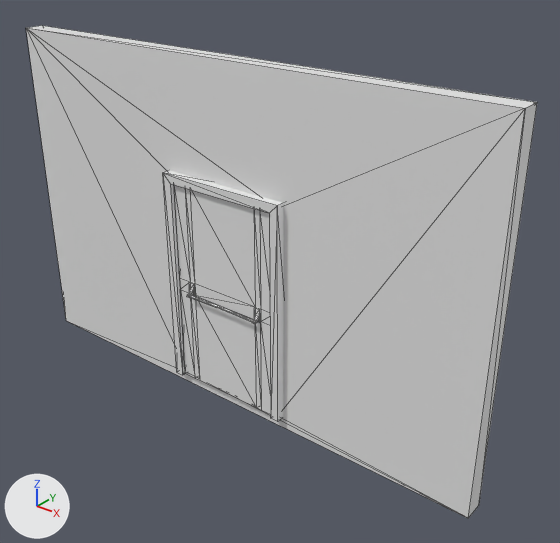
What one commit did to the glTF model ParedeFundo(EscritórioCorr).glb.
The view is the same before and after, from a 50 mm camera at (4.59, -5.0, 4.55) aimed at (0.44, 0.18, 1.34). The lights are fixed; the arrows at lower left show +X, +Y and +Z. The first picture is the older version. Mesh edges are drawn as thin lines. Where no turn or scale is listed for an object, it has been applied to the vertices. Vertices at exactly the same position are counted once.

In view in the first picture: 'EmergencyDoor-convcol', 'EmergencyDoorFrame-convcol', 'OfficeEmergencyWall-col'.
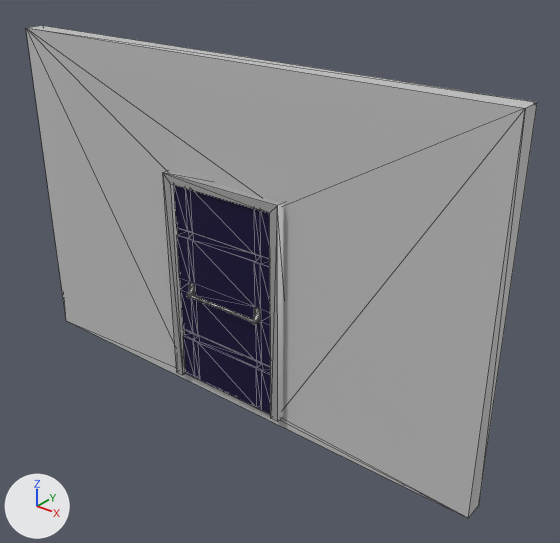
What changed in the scene script:
```text
Add mat_material_085:
    mat_material_085 = principled_material('Material.085')
    mat_material_085.base_color = (0.547, 0.547, 0.547)  # light grey #c3c3c3
    mat_material_085.roughness = 0.526
Add mat_material_083:
    mat_material_083 = principled_material('Material.083')
    mat_material_083.base_color = (0.589, 0.589, 0.589)  # light grey #cacaca
    mat_material_083.metallic = 0.675
Add mat_material_084:
    mat_material_084 = principled_material('Material.084')
    mat_material_084.base_color = (0.0118, 0.00592, 0.0602)  # dark blue #1c1245
    mat_material_084.metallic = 0.427
    mat_material_084.roughness = 0.432
Change me_cube_196:
    used by ob_emergencydoor_convcol; location = (0.007, -0.027, 1.002)
    remove me_cube_196.from_pydata(...)  # 96 vertices, 192 faces; spans x -0.61..0.61, y -0.18..0.11, z -1.08..1.08
    add me_cube_196.from_pydata(...)  # 192 vertices, 384 faces; spans x -0.61..0.61, y -0.18..0.12, z -1.08..1.08
    me_cube_196 part 1
    48 faces are deleted
    48 vertices are added at x -0.61..0.61, y -0.09..0.12, z -0.61..0.61
    12 new vertices lie (0.0, 0.0, 0.46) away from vertices in x -0.61..0.61, y -0.11..0.11, z 0.07
    12 new vertices lie (0.0, 0.0, -0.47) away from vertices in x -0.61..0.61, y -0.11..0.11, z 1.08
    12 new vertices lie (0.0, 0.0, -0.46) away from vertices in x -0.61..0.61, y -0.11..0.11, z -0.07
    12 new vertices lie (0.0, 0.0, 0.47) away from vertices in x -0.61..0.61, y -0.11..0.11, z -1.08
    240 new faces join them, mat_material_084 (dark blue #1c1245)
    me_cube_196 part 2: 40 faces spanning x -0.61..0.61, y -0.11..0.11, z -1.08..1.08 switch from no material to mat_material_084 (dark blue #1c1245)
    me_cube_196 part 3: 104 faces spanning x -0.46..0.46, y -0.18..-0.11, z -0.07..0.07 switch from no material to mat_material_083 (light grey #cacaca)
Change me_cube_194:
    where me_cube_194.from_pydata(...)  # 16 vertices, 28 faces; spans x -0.7..0.7, y -0.12..0.12, z -1.0..1.25
    add me_cube_194.materials.append(mat_material_083)  # light grey #cacaca
Change me_cube_193:
    where me_cube_193.from_pydata(...)  # 16 vertices, 32 faces; spans x -2.72..2.72, y -0.1..0.1, z -1.75..1.75
    add me_cube_193.materials.append(mat_material_085)  # light grey #c3c3c3
```

Changed parts and their boxes (x1, y1, x2, y2) in the pictures (560 x 543 px):
'OfficeEmergencyWall-col', recoloured (white to light grey): (26, 26, 537, 518) in both
'EmergencyDoorFrame-convcol', recoloured (white to light grey): (163, 170, 284, 422) in both
part 1 of me_cube_196, cut back: (174, 185, 271, 415) in both
part 2 of me_cube_196, recoloured (white to dark blue): (180, 278, 270, 325) in both
part 3 of me_cube_196, recoloured: (187, 282, 261, 324) in both
